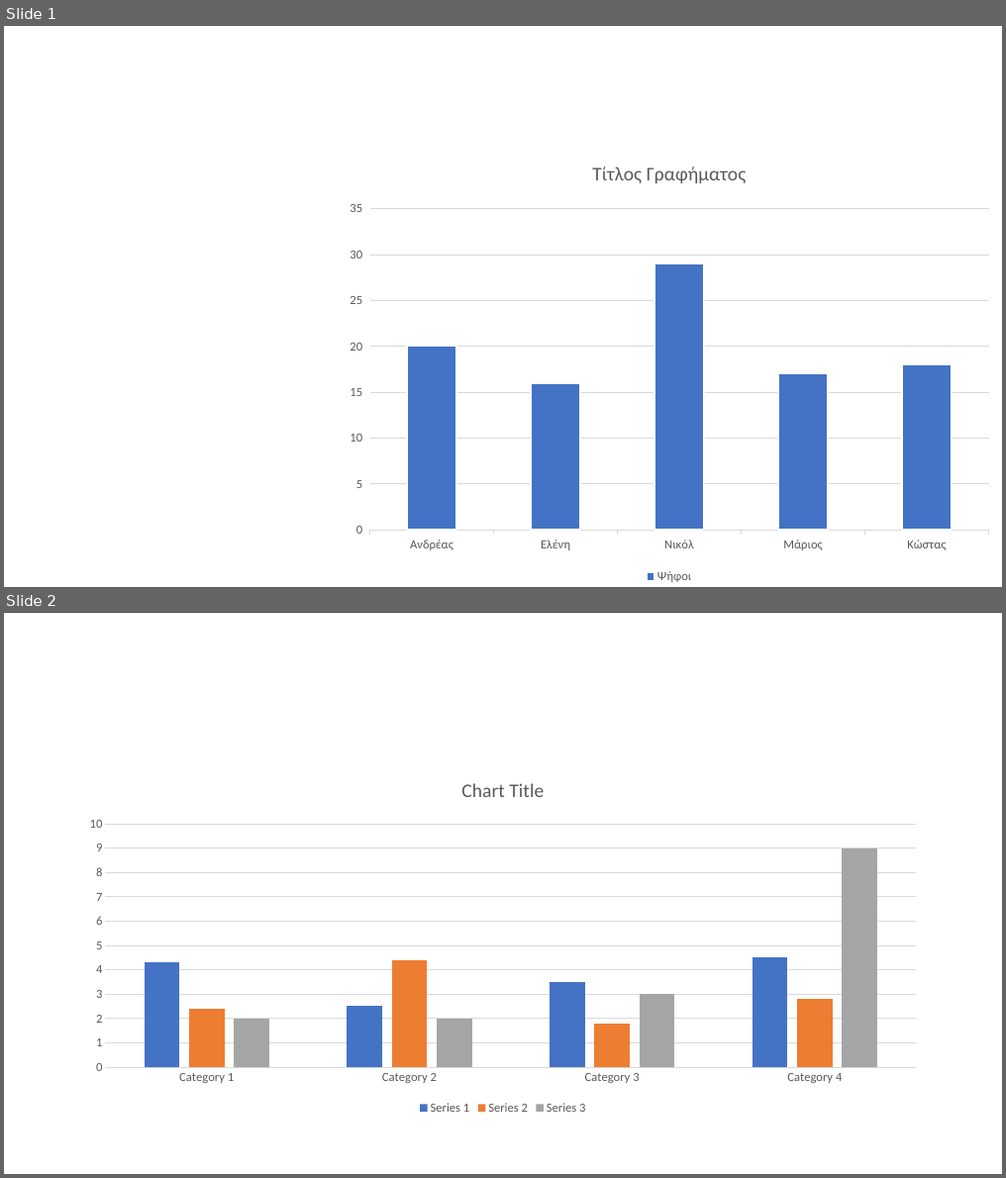
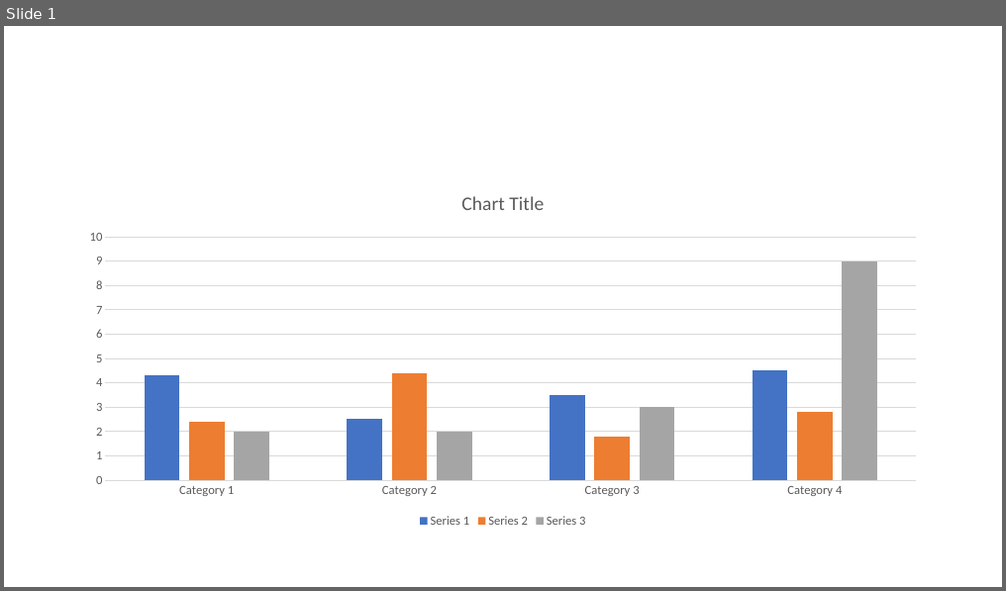
Before and after one commit to aristos32/education, a slide deck: paidagogiko/ΠΡΥ 060 - Διδακτική Πληροφορικής ΙΙ/assgnment-23-09-2026/example.pptx. Shown one above the other, each under a label of ours: slides 1 and 2 before the commit, slide 1 after it. The pictures are 1006x1178 and 1006x591 pixels, drawn with LibreOffice and Linux fonts; fonts in the diff are those of the drawing. Boxes give left, top, right and bottom in pixels: in the first picture for what was removed or moved away, otherwise in the second. Text is boxed around its words. In the diff, an @@ line names an element or a change of style, - is before the commit and + after.

```diff
--- a/paidagogiko/ΠΡΥ 060 - Διδακτική Πληροφορικής ΙΙ/assgnment-23-09-2026/example.pptx
+++ b/paidagogiko/ΠΡΥ 060 - Διδακτική Πληροφορικής ΙΙ/assgnment-23-09-2026/example.pptx
@@ slide 1 removed at bbox=[4, 26, 1002, 587], background #FFFFFF @@
@@ column chart removed at bbox=[337, 144, 1002, 587] @@
-title "Τίτλος Γραφήματος "
-categories: Ανδρέας, Ελένη, Νικόλ, Μάριος, Κώστας
-Ψήφοι: 20, 16, 29, 17, 18
@@ what was slide 2 is now slide 1 @@
```
Also in this commit, not shown: 44 other files.
